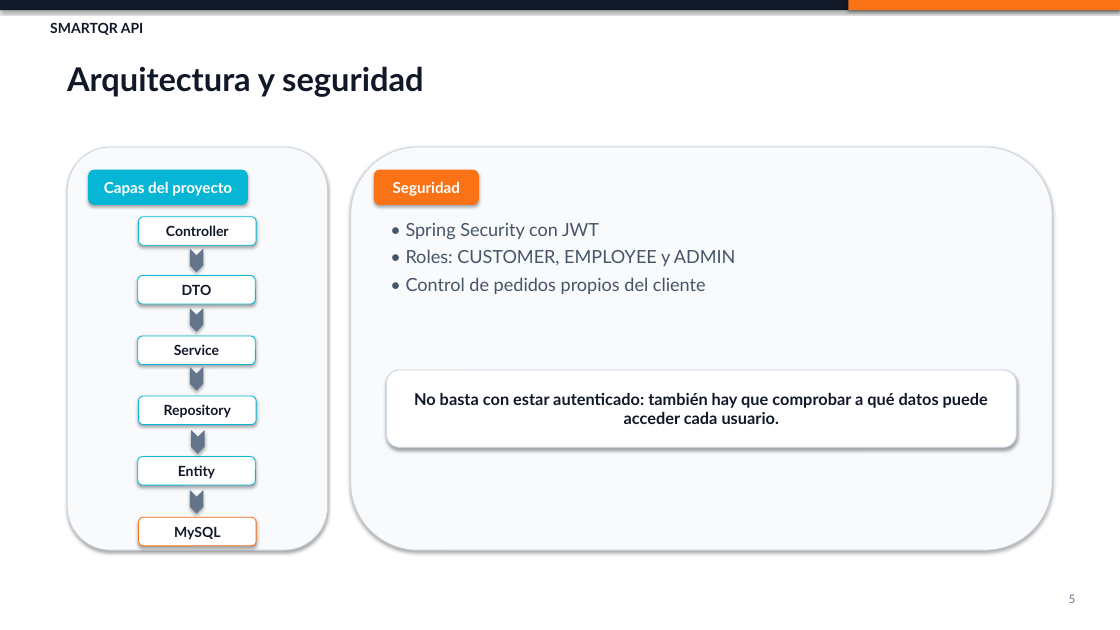
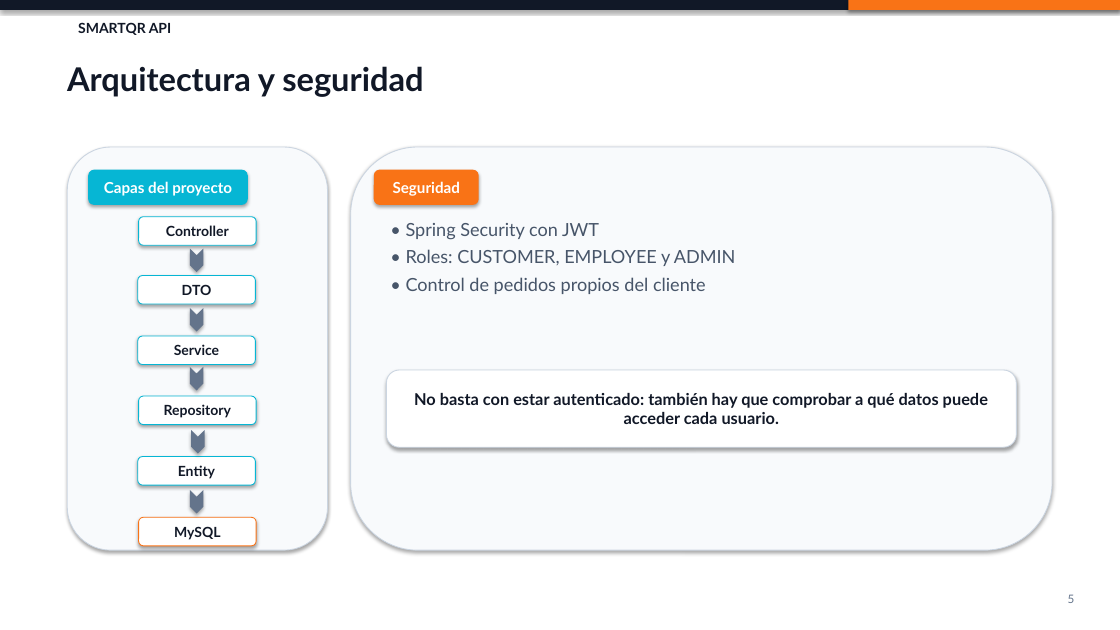
Before and after one commit to fcomanuelcandela90-dev/SmartQR_API, a slide deck: slide 5 of docs/SMARTQR_PRESENTATION.pptx. Drawn at 1120x630 pixels with LibreOffice and Linux fonts; fonts in the diff are those of the drawing. Boxes give left, top, right and bottom in pixels: in the first picture for what was removed or moved away, otherwise in the second. Text is boxed around its words. In the diff, an @@ line names an element or a change of style, - is before the commit and + after.

Commit message:
docs: finalize SmartQR delivery materials

```diff
--- a/docs/SMARTQR_PRESENTATION.pptx
+++ b/docs/SMARTQR_PRESENTATION.pptx
@@ text "SMARTQR API" moved from (x1=50, y1=22, x2=144, y2=35) to (x1=78, y1=22, x2=172, y2=35) @@
@@ proportions changed in 7 elements at (x1=139, y1=217, x2=256, y2=245), (x1=138, y1=276, x2=255, y2=304), (x1=138, y1=336, x2=255, y2=365), (x1=386, y1=371, x2=1017, y2=448), (x1=138, y1=457, x2=255, y2=486), (x1=67, y1=147, x2=328, y2=550), (x1=351, y1=147, x2=1053, y2=550) @@
```
Also in this commit, not shown: 8 other slides changed, 6 other files.
